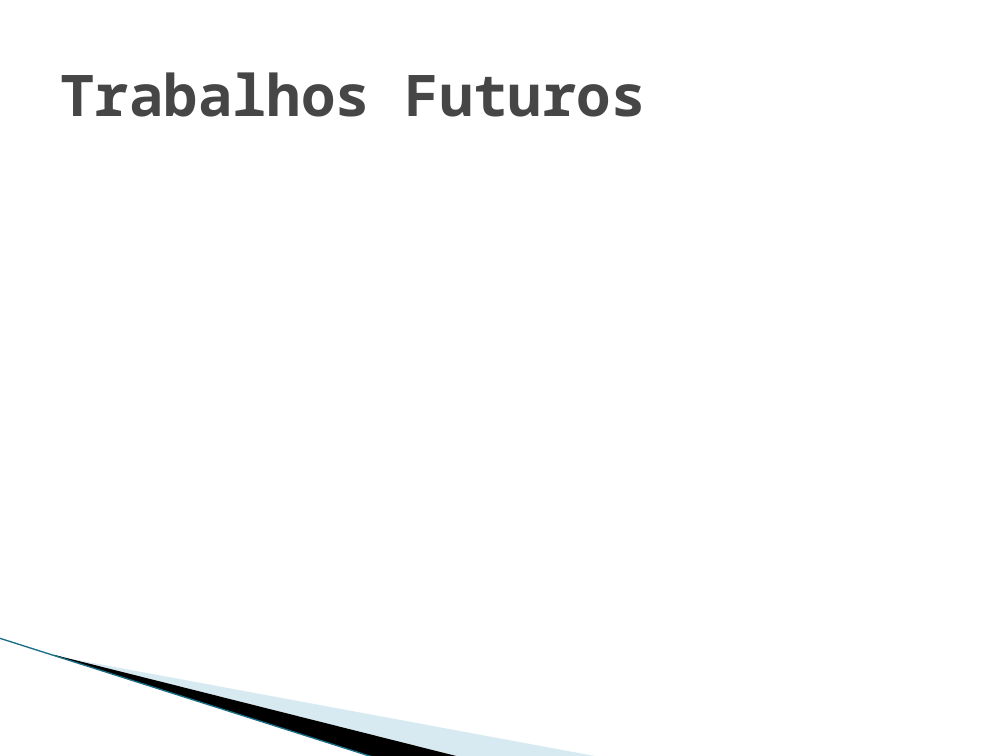
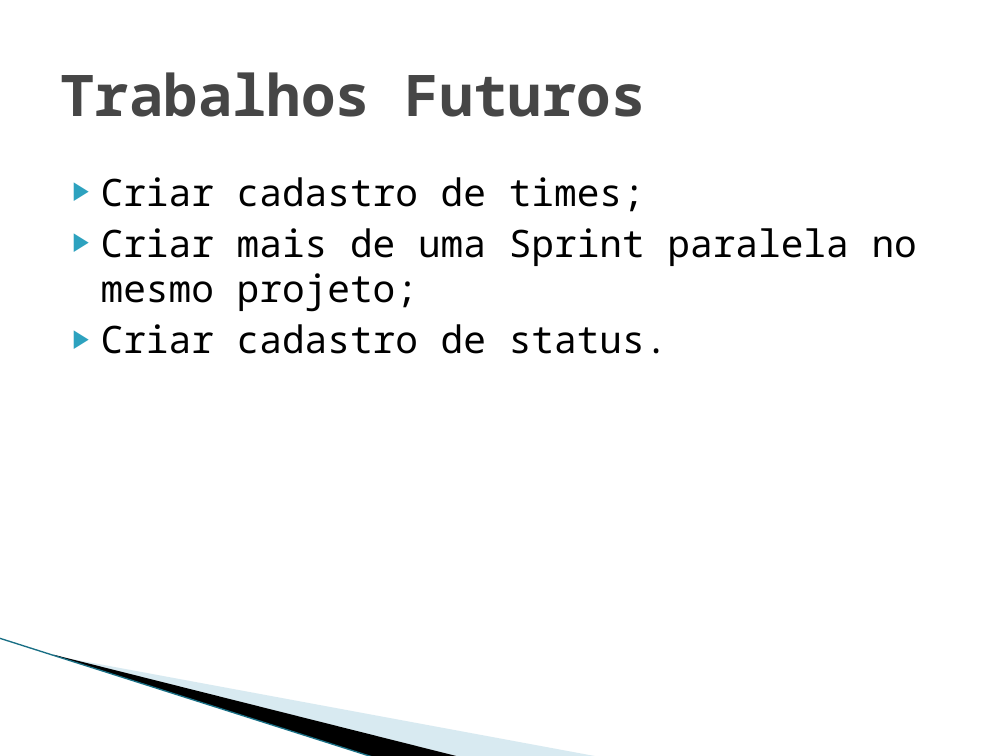
Before and after one commit to Elton-Garbin/TCC-2016, a slide deck: slide 63 of StartIdea/StartIdea.Docs/Apresentacao.pptx. Drawn at 1008x756 pixels with LibreOffice and Linux fonts; fonts in the diff are those of the drawing; background and template pictures are left out. Boxes give left, top, right and bottom in pixels: in the first picture for what was removed or moved away, otherwise in the second. Text is boxed around its words. In the diff, an @@ line names an element or a change of style, - is before the commit and + after.

```diff
--- a/StartIdea/StartIdea.Docs/Apresentacao.pptx
+++ b/StartIdea/StartIdea.Docs/Apresentacao.pptx
@@ text added at (101,177,917,354), 27 pt, text #000000 @@
+▶ Criar cadastro de times;
+▶ Criar mais de uma Sprint paralela no mesmo projeto;
+▶ Criar cadastro de status.
```
Also in this commit, not shown: 2 other slides changed, 1 slide added.
